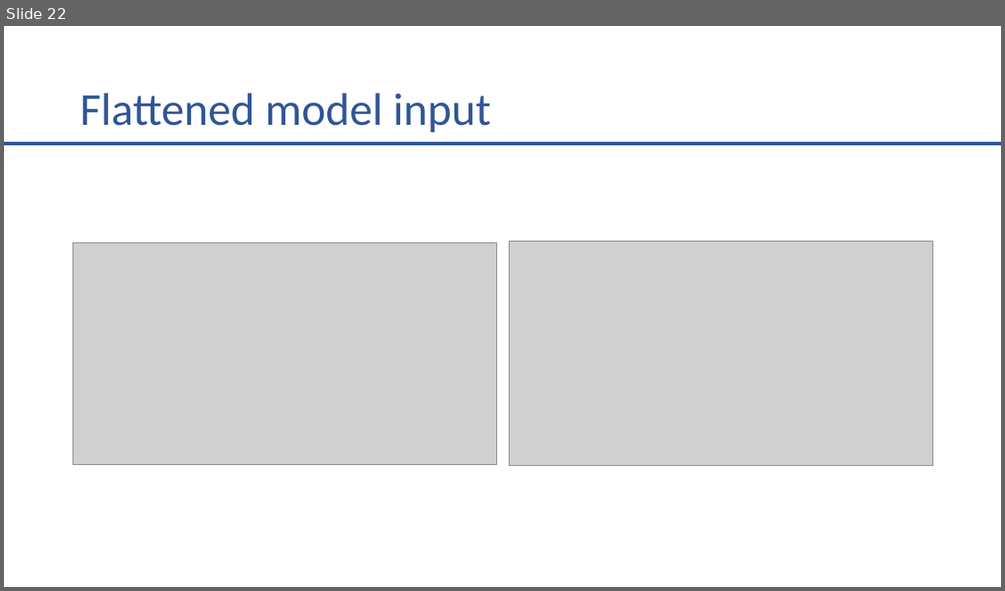
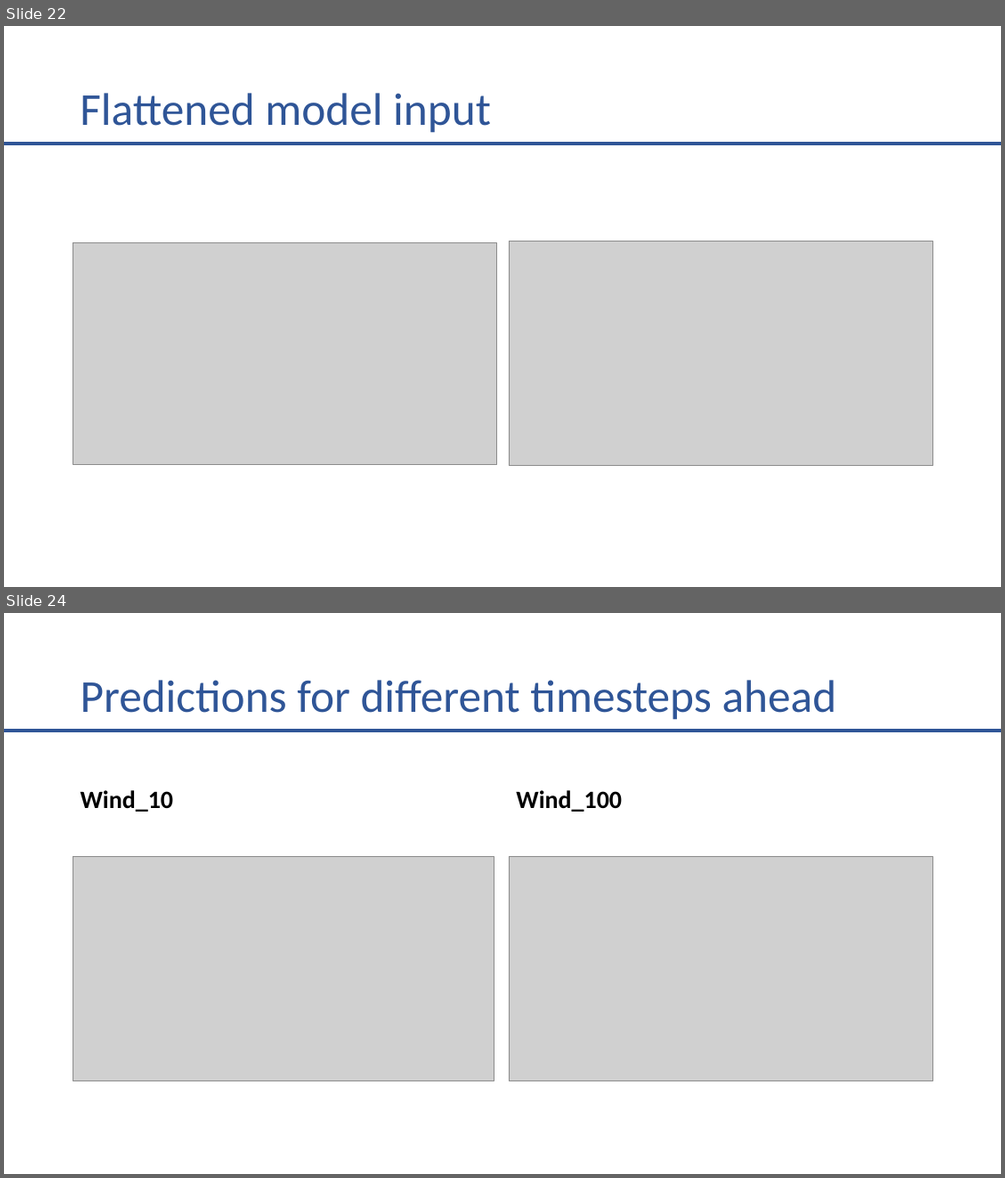
Before and after one commit to Rorjh/wind_forecasting, a slide deck: prezentacja_progres.pptx. Shown one above the other, each under a label of ours: slide 22 before the commit, slides 22 and 24 after it; the slides between them are not shown. The pictures are 1005x591 and 1005x1178 pixels, drawn with LibreOffice and Linux fonts; fonts in the diff are those of the drawing; grey boxes stand for pictures. Boxes give left, top, right and bottom in pixels: in the first picture for what was removed or moved away, otherwise in the second. Text is boxed around its words. In the diff, an @@ line names an element or a change of style, - is before the commit and + after.

```diff
--- a/prezentacja_progres.pptx
+++ b/prezentacja_progres.pptx
@@ slide 24 added at bbox=[4, 613, 1001, 1174], background #FFFFFF @@
@@ title added at bbox=[81, 680, 837, 720], 44 pt, text #2F5597 @@
+Predictions for different timesteps ahead
@@ line added from (4, 730) to (1001, 730), #2F5597 3 pt @@
@@ text added at bbox=[81, 790, 174, 811], 24 pt, text #000000, bold @@
+Wind_10
@@ text added at bbox=[516, 790, 622, 811], 24 pt, text #000000, bold @@
+Wind_100
@@ picture added at bbox=[73, 857, 494, 1080] @@
@@ picture added at bbox=[509, 856, 933, 1081] @@
```
Also in this commit, not shown: 2 other slides added, 16 other files.
